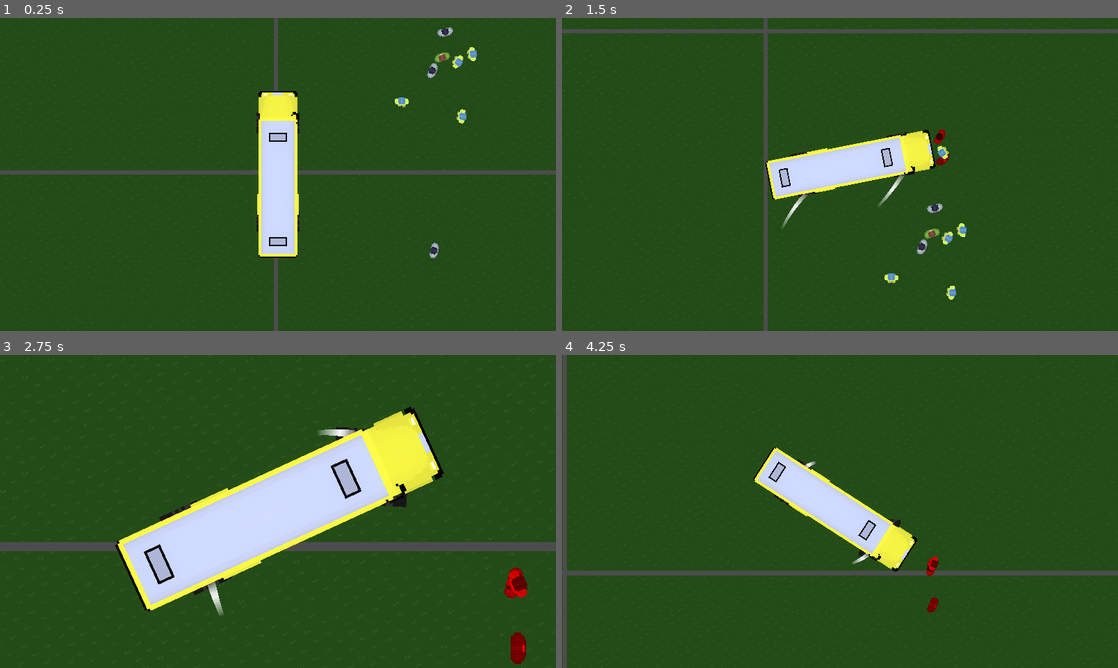
Above: before the commit, frames 1-4 (two rows, left to right).
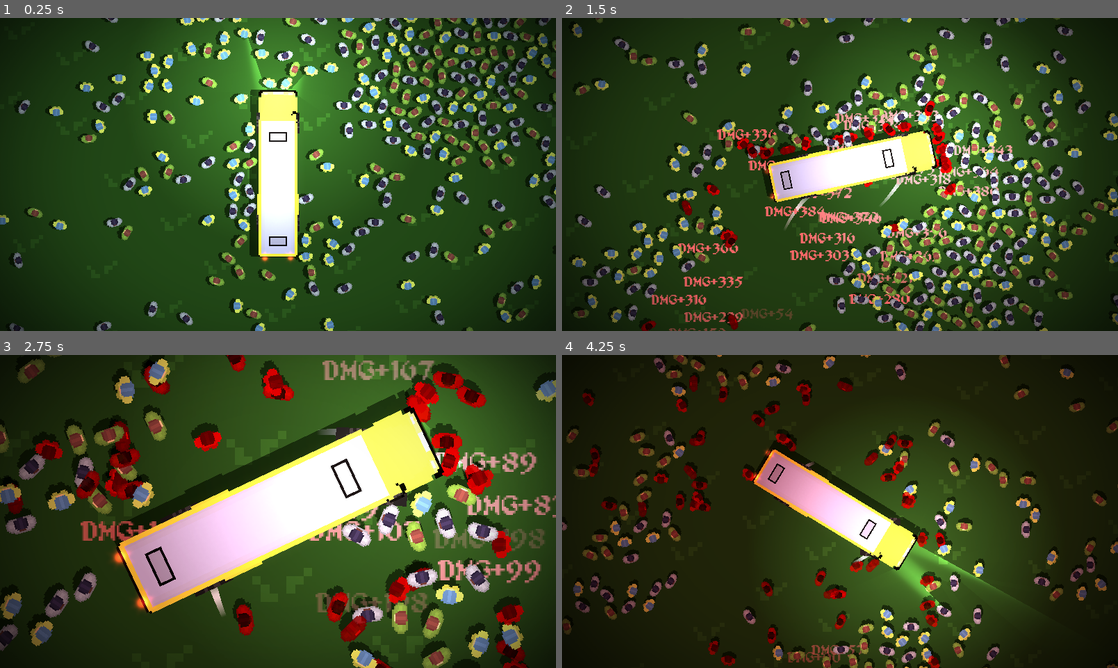
Above: after the commit, the same moments.

Repository: clod44/ProjectBus
Game: Godot game, scene res://Scenes/game.tscn
Two runs of this game, one before a commit and one after it. Both use one fixed random seed, a clock stepped at 60 frames per second and the inputs below.
Inputs (mouse positions are in pixels of both pictures, inside the frame that each line leads up to):
- Up to frame 1 (0.25 s): no input
- Up to frame 2 (1.5 s): move the mouse to (962, 158) at 0.52 s; hold D (steer_right) 0.53-1.28 s; hold W (throttle) 0.53-1.28 s; move the mouse to (728, 190) at 1.27 s; hold A (steer_left) from 1.28 s (still down); tap Mouse wheel down (zoom_in) at 1.35 s
- Up to frame 3 (2.75 s): move the mouse to (333, 442) at 2.02 s; release A (steer_left) at 2.03 s; hold D (steer_right) from 2.03 s (still down); tap Mouse wheel up (zoom_out) at 2.1 s
- Up to frame 4 (4.25 s): move the mouse to (812, 574) at 2.77 s; tap W (throttle) at 2.85 s; move the mouse to (1006, 558) at 3.52 s; release D (steer_right) at 3.53 s; hold A (steer_left) from 3.53 s (still down); tap Mouse wheel down (zoom_in) at 3.6 s

The runs differ from the first frame. In frame 1, 46% of the frame differs, in the area x 0-100%, y 0-100%; in frame 2, 57%; in frame 3, 65%; in frame 4, 82%.

Commit message:
shadows + lights

Diff:
--- a/Scenes/bus.tscn
+++ b/Scenes/bus.tscn
@@ -1,9 +1,13 @@
-[gd_scene load_steps=7 format=3 uid="uid://n7uju4c8xmpb"]
+[gd_scene load_steps=12 format=3 uid="uid://n7uju4c8xmpb"]
 
 [ext_resource type="Script" path="res://Scripts/vehicle.gd" id="1_mim82"]
 [ext_resource type="PackedScene" uid="uid://bi2msp4erewla" path="res://Scenes/Effects/trail.tscn" id="2_qeaf7"]
 [ext_resource type="Texture2D" uid="uid://c52tlngjxphnu" path="res://Assets/Textures/Wheels/wheel_1.png" id="2_vk1gw"]
 [ext_resource type="Texture2D" uid="uid://cjeaqcj5fygal" path="res://Assets/Textures/Vehicles/bus_1.png" id="3_uuxwl"]
+[ext_resource type="PackedScene" uid="uid://xipie4uq2ono" path="res://Scenes/shadow.tscn" id="5_e0snc"]
+[ext_resource type="Texture2D" uid="uid://qled2fwxn76e" path="res://Assets/Textures/Particles/light_04.png" id="6_4umc2"]
+[ext_resource type="Texture2D" uid="uid://cb20lrvd6j7b2" path="res://Assets/Textures/Particles/trace_01.png" id="6_cgwxy"]
+[ext_resource type="Texture2D" uid="uid://uvxp6pedvcc5" path="res://Assets/Textures/Particles/star_05.png" id="8_b4o5d"]
 
 [sub_resource type="RectangleShape2D" id="RectangleShape2D_a5e3w"]
 size = Vector2(91.625, 379.375)
@@ -11,7 +15,11 @@
 [sub_resource type="CircleShape2D" id="CircleShape2D_jj2l5"]
 radius = 196.499
 
+[sub_resource type="OccluderPolygon2D" id="OccluderPolygon2D_2amni"]
+polygon = PackedVector2Array(-44, 188, 44, 188, 44, -182, -43, -183)
+
 [node name="Bus" type="RigidBody2D"]
+z_index = 1
 collision_layer = 2
 collision_mask = 13
 mass = 1000.0
@@ -25,6 +33,7 @@
 metadata/_edit_lock_ = true
 
 [node name="CollisionShape2D" type="CollisionShape2D" parent="."]
+visible = false
 shape = SubResource("RectangleShape2D_a5e3w")
 metadata/_edit_lock_ = true
 
@@ -32,6 +41,7 @@
 position = Vector2(-41, -118)
 scale = Vector2(4, 4)
 texture = ExtResource("2_vk1gw")
+metadata/_edit_lock_ = true
 
 [node name="Trail" parent="WheelFL" instance=ExtResource("2_qeaf7")]
 force_follow_parent = true
@@ -41,6 +51,7 @@
 position = Vector2(41, -118)
 scale = Vector2(4, 4)
 texture = ExtResource("2_vk1gw")
+metadata/_edit_lock_ = true
 
 [node name="Trail" parent="WheelFR" instance=ExtResource("2_qeaf7")]
 force_follow_parent = true
@@ -50,6 +61,7 @@
 position = Vector2(-42, 108)
 scale = Vector2(4, 4)
 texture = ExtResource("2_vk1gw")
+metadata/_edit_lock_ = true
 
 [node name="Trail" parent="WheelBL" instance=ExtResource("2_qeaf7")]
 force_follow_parent = true
@@ -59,6 +71,7 @@
 position = Vector2(42, 108)
 scale = Vector2(4, 4)
 texture = ExtResource("2_vk1gw")
+metadata/_edit_lock_ = true
 
 [node name="Trail" parent="WheelBR" instance=ExtResource("2_qeaf7")]
 force_follow_parent = true
@@ -69,10 +82,54 @@
 rotation = -1.5708
 scale = Vector2(3, 3)
 texture = ExtResource("3_uuxwl")
+metadata/_edit_lock_ = true
+
+[node name="Shadow" parent="Vehicle" instance=ExtResource("5_e0snc")]
+shadow_height = 20.0
 
 [node name="Area2D" type="Area2D" parent="."]
+visible = false
 collision_layer = 16
 collision_mask = 12
+metadata/_edit_lock_ = true
 
 [node name="CollisionShape2D" type="CollisionShape2D" parent="Area2D"]
 shape = SubResource("CircleShape2D_jj2l5")
+metadata/_edit_lock_ = true
+
+[node name="LightOccluder2D" type="LightOccluder2D" parent="."]
+occluder = SubResource("OccluderPolygon2D_2amni")
+metadata/_edit_lock_ = true
+
+[node name="LeftHeadlight" type="PointLight2D" parent="."]
+position = Vector2(-28, -193)
+rotation = -0.174533
+energy = 3.0
+shadow_enabled = true
+texture = ExtResource("6_cgwxy")
+texture_scale = 3.0
+
+[node name="RightHeadlight" type="PointLight2D" parent="."]
+position = Vector2(28, -193)
+rotation = 0.174533
+energy = 3.0
+shadow_enabled = true
+texture = ExtResource("6_cgwxy")
+texture_scale = 3.0
+
+[node name="FrontHaze" type="PointLight2D" parent="."]
+position = Vector2(0, -188)
+texture = ExtResource("6_4umc2")
+texture_scale = 3.0
+
+[node name="RearLeftLight" type="PointLight2D" parent="."]
+position = Vector2(-30, 193)
+color = Color(16.41, 1.56, 1.56, 1)
+texture = ExtResource("8_b4o5d")
+texture_scale = 0.1
+
+[node name="RearRightLight" type="PointLight2D" parent="."]
+position = Vector2(29, 192)
+color = Color(16.41, 1.56, 1.56, 1)
+texture = ExtResource("8_b4o5d")
+texture_scale = 0.1
--- a/Scenes/civilian.tscn
+++ b/Scenes/civilian.tscn
@@ -1,10 +1,15 @@
-[gd_scene load_steps=4 format=3 uid="uid://bnev6mp42wqde"]
+[gd_scene load_steps=7 format=3 uid="uid://bnev6mp42wqde"]
 
 [ext_resource type="Script" path="res://Scripts/civilian.gd" id="1_3egev"]
 [ext_resource type="Texture2D" uid="uid://clvwgpxlpdr7e" path="res://Assets/Textures/Civilians/woman_1.png" id="1_musfl"]
+[ext_resource type="PackedScene" uid="uid://xipie4uq2ono" path="res://Scenes/shadow.tscn" id="3_butvu"]
+[ext_resource type="PackedScene" uid="uid://xwsdwlyk6uua" path="res://Scenes/popup_text_generator.tscn" id="3_kfb8i"]
 
 [sub_resource type="CircleShape2D" id="CircleShape2D_qfefj"]
 radius = 19.105
+
+[sub_resource type="OccluderPolygon2D" id="OccluderPolygon2D_i8c60"]
+polygon = PackedVector2Array(0, -17, 17, 0, 0, 17, -16, 0)
 
 [node name="Civilian" type="RigidBody2D"]
 collision_mask = 3
@@ -16,5 +21,15 @@
 shape = SubResource("CircleShape2D_qfefj")
 
 [node name="Sprite2D" type="Sprite2D" parent="."]
+z_index = 1
 scale = Vector2(2, 2)
 texture = ExtResource("1_musfl")
+
+[node name="Shadow" parent="Sprite2D" instance=ExtResource("3_butvu")]
+
+[node name="PopupTextGenerator" parent="." instance=ExtResource("3_kfb8i")]
+visible = false
+anchors_preset = 0
+
+[node name="LightOccluder2D" type="LightOccluder2D" parent="."]
+occluder = SubResource("OccluderPolygon2D_i8c60")
--- a/Scenes/game.tscn
+++ b/Scenes/game.tscn
@@ -1,10 +1,12 @@
-[gd_scene load_steps=7 format=3 uid="uid://c73ixjoguai4x"]
+[gd_scene load_steps=10 format=3 uid="uid://c73ixjoguai4x"]
 
+[ext_resource type="PackedScene" uid="uid://2w56g51n76mq" path="res://Scenes/sky_effect.tscn" id="1_2qr14"]
 [ext_resource type="Texture2D" uid="uid://cqsbra2yo8wjv" path="res://Assets/Textures/huge_grass3.png" id="1_ugfin"]
 [ext_resource type="PackedScene" uid="uid://n7uju4c8xmpb" path="res://Scenes/bus.tscn" id="2_gnykf"]
 [ext_resource type="PackedScene" uid="uid://cmrhtgypdx0m0" path="res://Scenes/camera.tscn" id="3_uw5jw"]
 [ext_resource type="PackedScene" uid="uid://bnev6mp42wqde" path="res://Scenes/civilian.tscn" id="4_bouqf"]
 [ext_resource type="PackedScene" uid="uid://c1wb3h0lybq8n" path="res://Scenes/civilian_spawner.tscn" id="4_hf7ru"]
+[ext_resource type="Texture2D" uid="uid://bsyp0klj8owk7" path="res://Assets/Textures/vignette_3.png" id="7_mane6"]
 
 [sub_resource type="Environment" id="Environment_ber3h"]
 background_mode = 3
@@ -12,33 +14,45 @@
 glow_blend_mode = 1
 glow_hdr_threshold = 0.66
 
+[sub_resource type="CircleShape2D" id="CircleShape2D_v7dpy"]
+radius = 2690.21
+
 [node name="Game" type="Node2D"]
+
+[node name="SkyEffect" parent="." instance=ExtResource("1_2qr14")]
 
 [node name="WorldEnvironment" type="WorldEnvironment" parent="."]
 environment = SubResource("Environment_ber3h")
+
+[node name="BackgroundTemp" type="Sprite2D" parent="."]
+scale = Vector2(10, 10)
+texture = ExtResource("1_ugfin")
 
 [node name="Camera" parent="." node_paths=PackedStringArray("follow_node") instance=ExtResource("3_uw5jw")]
 follow_node = NodePath("../Bus")
 metadata/_edit_lock_ = true
 
-[node name="ParallaxBackground" type="ParallaxBackground" parent="."]
+[node name="CivilianSpawner" parent="." instance=ExtResource("4_hf7ru")]
+position = Vector2(385, -261)
+spawn_amount = 1000
 
-[node name="ParallaxLayer" type="ParallaxLayer" parent="ParallaxBackground"]
-motion_mirroring = Vector2(1290, 730)
-metadata/_edit_lock_ = true
-
-[node name="Sprite2D" type="Sprite2D" parent="ParallaxBackground/ParallaxLayer"]
-texture = ExtResource("1_ugfin")
-centered = false
-metadata/_edit_lock_ = true
+[node name="CollisionShape2D" type="CollisionShape2D" parent="CivilianSpawner"]
+shape = SubResource("CircleShape2D_v7dpy")
 
 [node name="Bus" parent="." instance=ExtResource("2_gnykf")]
 
-[node name="CivilianSpawner" parent="." instance=ExtResource("4_hf7ru")]
-position = Vector2(385, -261)
-
 [node name="Civilian" parent="." instance=ExtResource("4_bouqf")]
 position = Vector2(359, 175)
-health = 100.0
-civilian_type = 0
-random_civilian_type = true
+
+[node name="ActiveEffects" type="Node" parent="."]
+
+[node name="CanvasLayer" type="CanvasLayer" parent="."]
+
+[node name="TextureRect" type="TextureRect" parent="CanvasLayer"]
+anchors_preset = 15
+anchor_right = 1.0
+anchor_bottom = 1.0
+grow_horizontal = 2
+grow_vertical = 2
+texture = ExtResource("7_mane6")
+expand_mode = 1
--- /dev/null
+++ b/Scenes/popup_text_generator.tscn
@@ -0,0 +1,23 @@
+[gd_scene load_steps=3 format=3 uid="uid://xwsdwlyk6uua"]
+
+[ext_resource type="Script" path="res://Scripts/popup_text_generator.gd" id="1_5gln7"]
+[ext_resource type="FontFile" uid="uid://dfrkok13dic02" path="res://Assets/Fonts/PixelMusketeer-vEXO.ttf" id="1_pkh27"]
+
+[node name="PopupTextGenerator" type="Label"]
+anchors_preset = -1
+offset_left = -48.0
+offset_top = -13.0
+offset_right = 48.0
+offset_bottom = 13.0
+grow_horizontal = 2
+grow_vertical = 2
+theme_override_fonts/font = ExtResource("1_pkh27")
+theme_override_font_sizes/font_size = 36
+text = "Bottom Text
+"
+horizontal_alignment = 1
+vertical_alignment = 1
+script = ExtResource("1_5gln7")
+
+[node name="EffectLength" type="Timer" parent="."]
+autostart = true
--- /dev/null
+++ b/Scenes/shadow.tscn
@@ -0,0 +1,8 @@
+[gd_scene load_steps=2 format=3 uid="uid://xipie4uq2ono"]
+
+[ext_resource type="Script" path="res://Scripts/shadow.gd" id="2_nmvea"]
+
+[node name="Shadow" type="Node"]
+script = ExtResource("2_nmvea")
+
+[node name="Sprite2D" type="Sprite2D" parent="."]
--- /dev/null
+++ b/Scenes/sky_effect.tscn
@@ -0,0 +1,13 @@
+[gd_scene load_steps=2 format=3 uid="uid://2w56g51n76mq"]
+
+[ext_resource type="Script" path="res://Scripts/sky_effect.gd" id="1_6k7r8"]
+
+[node name="SkyEffect" type="CanvasModulate"]
+script = ExtResource("1_6k7r8")
+sky_colors = {
+4.0: Color(0.156863, 0.32549, 0.45098, 1),
+6.0: Color(0.921569, 0.701961, 0.505882, 1),
+12.0: Color(1, 1, 1, 1),
+20.0: Color(0.909804, 0.447059, 0.454902, 1),
+23.99: Color(0.211765, 0.243137, 0.364706, 1)
+}
--- a/Scripts/civilian.gd
+++ b/Scripts/civilian.gd
@@ -1,5 +1,6 @@
 extends RigidBody2D
 
+@onready var popup_text_generator := $PopupTextGenerator
 @onready var collision_shape := $CollisionShape2D
 var is_dead := false :
 	set(value):
@@ -10,8 +11,9 @@
 	set(value):
 		var old_health = health
 		health = value
-		if old_health != health:
-			take_damage()
+		var health_difference = old_health - health
+		if health_difference != 0:
+			take_damage(health_difference)
 
 enum CIVILIAN_TYPES {
 	MAN_1,
@@ -47,13 +49,18 @@
 	pass
 
 
-func take_damage():
+func take_damage(amount):
+	popup_text_generator.create_popup("DMG+"+str(round(amount)))
 	if health <= 0:
 		die()
 
 
 
 func die():
+	Global.camera.shake(1, 5)
 	is_dead = true
 	modulate = Color.RED
+	var death_tween = create_tween()
+	death_tween.tween_property(self, "modulate", Color(1.0, 0.0, 0.0, 0.0), 10.0)
+	death_tween.tween_callback(queue_free)
 	#queue_free()
--- a/Scripts/global.gd
+++ b/Scripts/global.gd
@@ -6,7 +6,8 @@
 var camera = null
 
 var game_time_minutes :float = 720.0
-var game_time_minutes_speed := 1.0
+var game_time_minutes_speed := 100.0
+var sun_direction := Vector2.ZERO
 
 var player = null :
 	set(value):
@@ -16,6 +17,7 @@
 
 func _process(delta):
 	game_time_minutes += delta * game_time_minutes_speed
+	sun_direction = Vector2.from_angle(remap(fmod(game_time_minutes, 1440.0), 0, 1440, 0, PI * 2))
 
 
 #formatting time
--- /dev/null
+++ b/Scripts/popup_text_generator.gd
@@ -0,0 +1,52 @@
+extends Label
+
+@export var color_theme = "red"
+@export var color_themes = {
+	"red" : [
+		Color(10.0, 0.5, 0.5),
+		Color(10.0, 0.0, 0.0)
+	],
+	"yellow" : [
+		Color(10.0, 10.0, 10.0),
+		Color(10.0, 10.0, 0.0)
+	]
+}
+
+@onready var effect_timer := $EffectLength
+var is_generator = true
+var active_effects
+func _ready():
+	active_effects = get_tree().get_root().get_node("Game/ActiveEffects")
+	if is_generator:
+		visible = false
+		return
+	visible = true
+
+	apply_color_theme()
+	effect_timer.connect("timeout", on_effect_timer_timeout)
+	effect_timer.start()
+	var tween = create_tween()
+	var target_pos = position + Vector2(randf_range(-1, 1),randf_range(-1, 1)).normalized() * randf_range(10, 100)
+	tween.tween_property(self, "position", target_pos , 0.5).set_trans(Tween.TRANS_CIRC).set_ease(Tween.EASE_OUT)
+	tween.tween_property(self, "modulate", Color.TRANSPARENT, effect_timer.wait_time - 0.5)
+
+func on_effect_timer_timeout():
+	queue_free()
+
+func apply_color_theme():
+	if color_themes.has(color_theme):
+		var colors = color_themes[color_theme]
+		if colors.size() >= 2:
+			add_theme_color_override("font_color", colors[0])
+			add_theme_color_override("font_outline_color", colors[1])
+
+func create_popup(label_text = "default text", label_theme = null):
+	var new_popup = duplicate()
+	new_popup.is_generator = false
+	new_popup.text = label_text
+	if label_theme != null:
+		new_popup.color_theme = label_theme
+	else:
+		new_popup.color_theme = color_theme
+	new_popup.global_position = global_position
+	active_effects.add_child(new_popup)
--- /dev/null
+++ b/Scripts/shadow.gd
@@ -0,0 +1,24 @@
+extends Node
+
+@export var texture := preload("res://Assets/Textures/Particles/light_04.png")
+@export var copy_parent_texture := true
+@onready var sprite := $Sprite2D
+@export var modulate := Color(0.0, 0.0, 0.0, 0.5)
+@export var shadow_height := 10.0
+@onready var my_parent := get_parent()
+# Called when the node enters the scene tree for the first time.
+func _ready():
+	my_parent.connect("ready", on_parent_ready)
+
+func on_parent_ready():
+	if copy_parent_texture:
+		sprite.texture = my_parent.texture
+	else:
+		sprite.texture = texture
+	sprite.modulate = modulate
+
+# Called every frame. 'delta' is the elapsed time since the previous frame.
+func _process(_delta):
+	sprite.global_position = my_parent.global_position + Global.sun_direction * shadow_height
+	sprite.global_rotation = my_parent.global_rotation
+	sprite.scale = my_parent.scale
--- /dev/null
+++ b/Scripts/sky_effect.gd
@@ -0,0 +1,41 @@
+extends CanvasModulate
+
+var game_time_hours := 0.0
+
+@export var sky_colors = {
+	4.0 : Color.WHITE,
+	6.0 : Color.WHITE,
+	12.0 : Color.WHITE,
+	20.0 : Color.WHITE,
+	23.99 : Color.WHITE
+}
+
+func _ready():
+	sky_colors[0.01] = sky_colors.values()[sky_colors.size()-1]
+
+func _process(_delta):
+	game_time_hours = fmod(Global.game_time_minutes / 60.0, 24.0)
+	color = get_sky_color()
+
+func get_sky_color():
+	var current_hour = fmod(game_time_hours + 24.0, 24.0)  # Ensure positive and within a 24-hour cycle
+
+	var color_keys = sky_colors.keys()
+	var previous_key = color_keys[color_keys.size() - 1]
+	var next_key = color_keys[0]
+
+	# Find the previous and next keys relative to the current hour
+	for key in color_keys:
+		if key > current_hour:
+			next_key = key
+			break
+		previous_key = key
+	# Handle the cyclic nature of time
+	if previous_key > next_key:
+		next_key += 24.0
+
+	# Calculate the normalized time based on the previous and next keys
+	var normalized_time = (current_hour - previous_key) / (next_key - previous_key)
+	# Interpolate the colors based on normalized time
+	var interpolated_color = sky_colors[previous_key].lerp(sky_colors[next_key], normalized_time)
+	return interpolated_color
--- a/Scripts/vehicle.gd
+++ b/Scripts/vehicle.gd
@@ -16,15 +16,18 @@
 
 
 func on_body_enter(body):
+	var linear_vel_len = linear_velocity.length()
 	if body is RigidBody2D:
+		Global.camera.shake(1, 1)
 		if "is_dead" in body:
 			if !body.is_dead:
 				body.apply_impulse(linear_velocity * 0.1)
+				body.apply_torque_impulse(randf_range(-1, 1) * linear_vel_len * 10)
 		else:
 			body.apply_impulse(linear_velocity * 0.1)
-
+			body.apply_torque_impulse(randf_range(-1, 1) * linear_vel_len)
 	if "health" in body:
-		body.health -= linear_velocity.length() * 0.5
+		body.health -= linear_vel_len * 0.5
 var move_force := 0.0
 
 func _process(_delta):
Binary file added: Assets/Fonts/PixelMusketeer-vEXO.ttf
Not shown, added: Assets/Fonts/PixelMusketeer-vEXO.ttf.import
Binary file added: Assets/Textures/Particles/circle_01.png
Not shown, added: Assets/Textures/Particles/circle_01.png.import
Binary file added: Assets/Textures/Particles/circle_02.png
Not shown, added: Assets/Textures/Particles/circle_02.png.import
Binary file added: Assets/Textures/Particles/circle_03.png
Not shown, added: Assets/Textures/Particles/circle_03.png.import
Binary file added: Assets/Textures/Particles/circle_04.png
Not shown, added: Assets/Textures/Particles/circle_04.png.import
Binary file added: Assets/Textures/Particles/circle_05.png
Not shown, added: Assets/Textures/Particles/circle_05.png.import
(and 160 more such lines)
